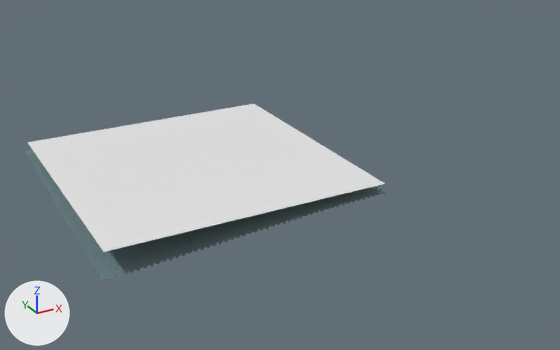
What one commit did to the glTF model eloria-assets/maps/continent-v2/suncoil/client/chunks/07_16/world.glb.
Before and after are seen from a 50 mm lens placed at (-393.4, -864.9, 106.5), pointed at (-263.4, -628.4, -11.7). Arrows for +X, +Y and +Z are at lower left; the lights stay in place. The older version comes first. Where no turn or scale is listed for an object, it has been applied to the vertices. Vertices at exactly the same position are counted once.

In view in the first picture: 'AuthoredGround_suncoilBase_suncoil_07_16', 'Terrain_suncoil_07_16', 'Water_suncoil_07_16'.
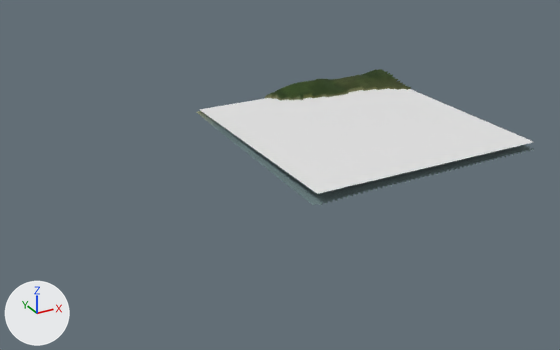
Where the change shows, as pixel boxes [x1, y1, x2, y2] in the pictures (560 x 350 px):
'Water_suncoil_07_16', mesh moved: before [28, 104, 385, 252]; after [200, 88, 533, 194]
'AuthoredGround_suncoilBase_suncoil_07_16', reshaped: before [28, 150, 385, 280]; after [199, 70, 534, 206]
'Terrain_suncoil_07_16', reshaped (mostly hidden): before [26, 150, 106, 279]; after [197, 69, 382, 205]

What the commit changed:
me_terrain_suncoil_07_16 is used by ob_terrain_suncoil_07_16; location (-3631.0, 7961.0, 0.0).
me_terrain_suncoil_07_16 had 2401 vertices, 4608 faces and spanned x 3285.0..3381.0, y -8635.0..-8539.0, z -9.1..-1.2.
me_terrain_suncoil_07_16 now has 2401 vertices, 4608 faces and spans x 3357.0..3453.0, y -8631.0..-8535.0, z -4.2..4.6.
me_terrain_suncoil_07_16 part 1: 2401 of 2401 vertices moved; they spanned x 3285.0..3381.0, y -8635.0..-8539.0, z -9.1..-1.2 and now span x 3357.0..3453.0, y -8631.0..-8535.0, z -4.2..4.6; mean shift (72.0, 4.0, 2.6).
me_water_suncoil_07_16 is used by ob_water_suncoil_07_16; location (-3631.0, 7961.0, 0.0).
me_water_suncoil_07_16 had 4 vertices, 2 faces and spanned x 3286.0..3382.0, y -8636.0..-8540.0, z 0.0.
me_water_suncoil_07_16 now has 4 vertices, 2 faces and spans x 3358.0..3454.0, y -8632.0..-8536.0, z 0.0.
me_water_suncoil_07_16 part 2: the whole mesh is moved by (72.0, 4.0, 0.0).
me_authoredground_suncoilbase_suncoil_07_16 is used by ob_authoredground_suncoilbase_suncoil_07_16; location (-3631.0, 7961.0, 0.0).
me_authoredground_suncoilbase_suncoil_07_16 had 2496 vertices, 4608 faces and spanned x 3285.0..3383.0, y -8637.0..-8539.0, z -9.1..-1.2.
me_authoredground_suncoilbase_suncoil_07_16 now has 2496 vertices, 4608 faces and spans x 3357.0..3455.0, y -8633.0..-8535.0, z -4.2..4.6.
me_authoredground_suncoilbase_suncoil_07_16 part 3: 2496 of 2496 vertices moved; they spanned x 3285.0..3383.0, y -8637.0..-8539.0, z -9.1..-1.2 and now span x 3357.0..3455.0, y -8633.0..-8535.0, z -4.2..4.6; mean shift (72.0, 4.0, 2.6).
